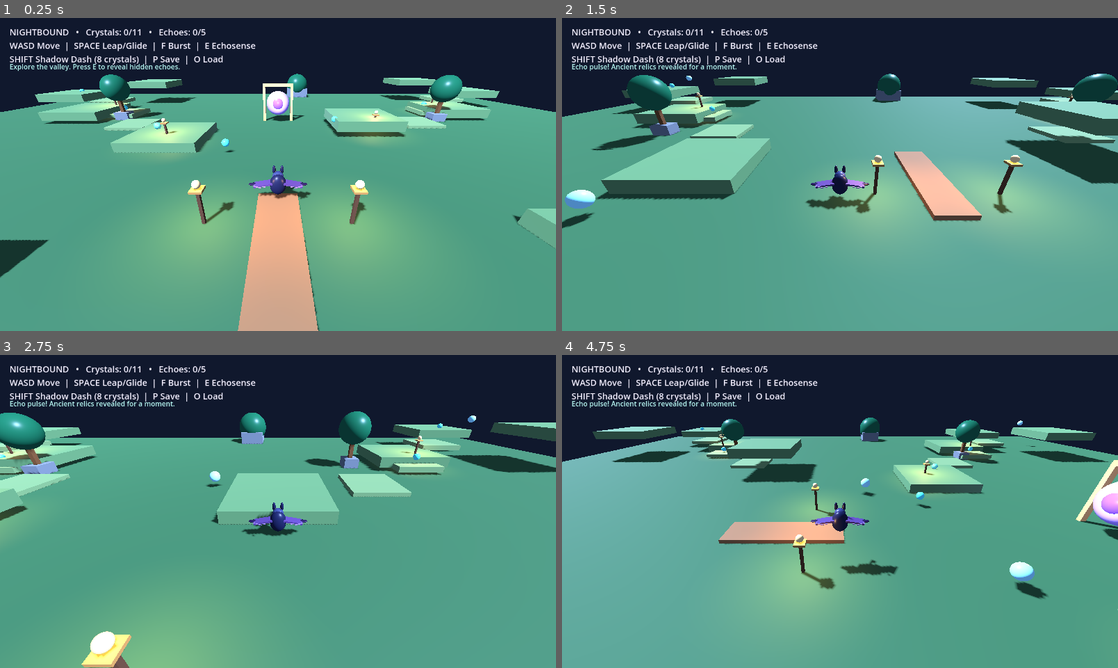
Above: before the commit, frames 1-4 (two rows, left to right).
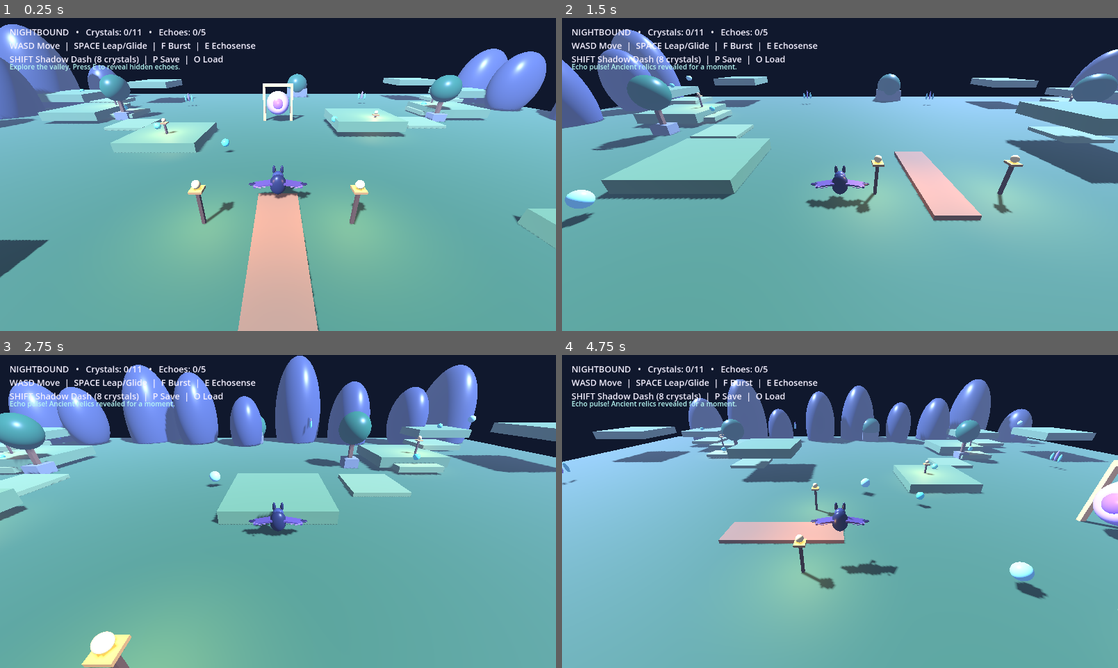
Above: after the commit, the same moments.

Repository: Dynamon91/nightbound
Game: Godot game, scene res://scenes/main.tscn
Two runs of this game, one before a commit and one after it. Both use one fixed random seed, a clock stepped at 60 frames per second and the inputs below.
Inputs:
- Up to frame 1 (0.25 s): no input
- Up to frame 2 (1.5 s): tap E (echosense) at 0.5, 1.35 s; hold D (move_right) 0.53-1.28 s; hold F (burst) 0.53-1.28 s; tap Space (jump) at 0.77 s; hold S (move_back) from 1.28 s (still down)
- Up to frame 3 (2.75 s): tap Space (jump) at 1.52 s; release S (move_back) at 2.03 s; hold D (move_right) from 2.03 s (still down); hold Shift (shadow_dash) from 2.03 s (still down)
- Up to frame 4 (4.75 s): release D (move_right) at 2.78 s; release Shift (shadow_dash) at 2.78 s; hold W (move_forward) 2.78-3.53 s; tap F (burst) at 2.85 s; tap Space (jump) at 3.02, 3.77, 4.52 s; hold A (move_left) from 3.53 s (still down); tap E (echosense) at 3.6 s; tap Shift (shadow_dash) at 4.35 s

The runs differ from the first frame. In frame 1, 77% of the frame differs, in the area x 0-100%, y 2-100%; in frame 2, 74%; in frame 3, 80%, in the area x 0-100%, y 0-100%; in frame 4, 78%.

Commit message:
art: add layered moonlit cliffs, mist, and crystal clusters

Diff:
--- a/scripts/main.gd
+++ b/scripts/main.gd
@@ -93,6 +93,10 @@
 	environment.ambient_light_color = Color("#8195cf")
 	environment.ambient_light_energy = 0.55
 	environment.tonemap_mode = Environment.TONE_MAPPER_FILMIC
+	environment.fog_enabled = true
+	environment.fog_light_color = Color("#6577a6")
+	environment.fog_density = 0.008
+	environment.fog_sky_affect = 0.35
 	world_env.environment = environment
 	add_child(world_env)
 	var moonlight := DirectionalLight3D.new()
@@ -128,6 +132,18 @@
 		add_box(self, p, Vector3(2, 1.2, 1.7), Color("#777d7b"))
 		add_box(self, p + Vector3(0, 2, 0), Vector3(0.45, 3, 0.45), Color("#76502e"))
 		add_sphere(self, p + Vector3(0, 4, 0), 1.8, Color("#286b48"))
+	# Layered cliff silhouettes add depth and break up the blocky horizon.
+	for i in range(18):
+		var side := -1.0 if i % 2 == 0 else 1.0
+		var z := -42.0 + float(i) * 5.0
+		var x := side * (43.0 + float(i % 3) * 2.5)
+		var rock := add_sphere(self, Vector3(x, 2.0 + float(i % 4) * 0.7, z), 3.0 + float(i % 3) * 0.8, Color("#343d59") if i % 2 == 0 else Color("#414967"))
+		rock.scale = Vector3(1.25, 1.8 + float(i % 3) * 0.25, 1.0)
+	# Small crystal clusters around the valley edges create more layered fantasy landmarks.
+	for p in [Vector3(-18, 1.0, -30), Vector3(18, 1.0, -33), Vector3(-42, 3.0, 14), Vector3(42, 3.0, 15), Vector3(-12, 1.0, 38), Vector3(13, 1.0, 39)]:
+		for k in range(3):
+			var shard := add_sphere(self, p + Vector3((float(k) - 1.0) * 0.65, 0.55 + float(k % 2) * 0.25, 0), 0.32, Color("#6eeaf4") if k != 1 else Color("#a88aff"))
+			shard.scale = Vector3(0.55, 1.9 + float(k % 2) * 0.6, 0.55)
 	# Warm lanterns trace the bridge and the four outer exploration routes.
 	for p in [Vector3(-4, 0, 5), Vector3(4, 0, 5), Vector3(-12, 0, -8), Vector3(-27, 1.0, -22), Vector3(12, 0, -12), Vector3(27, 1.0, -24), Vector3(-27, 1.0, 25), Vector3(27, 1.0, 26)]:
 		add_lantern(p)
